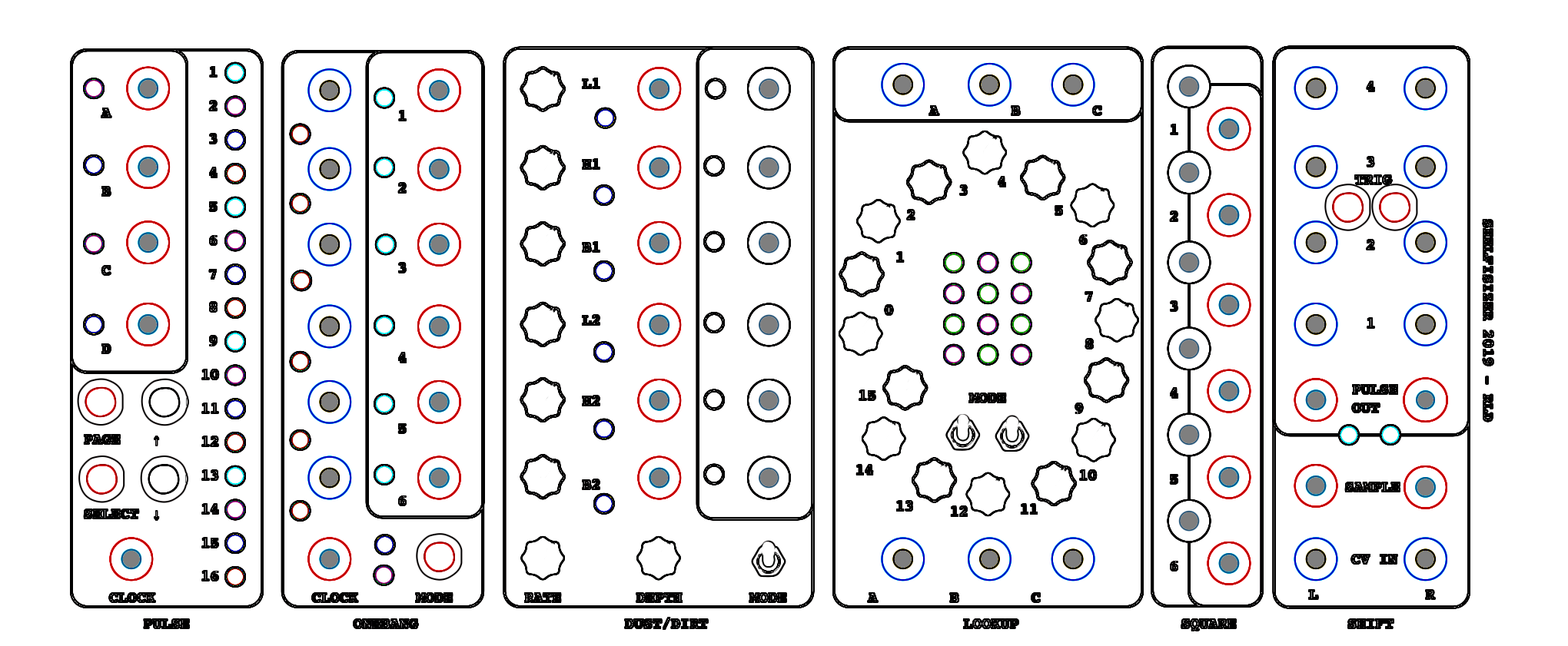
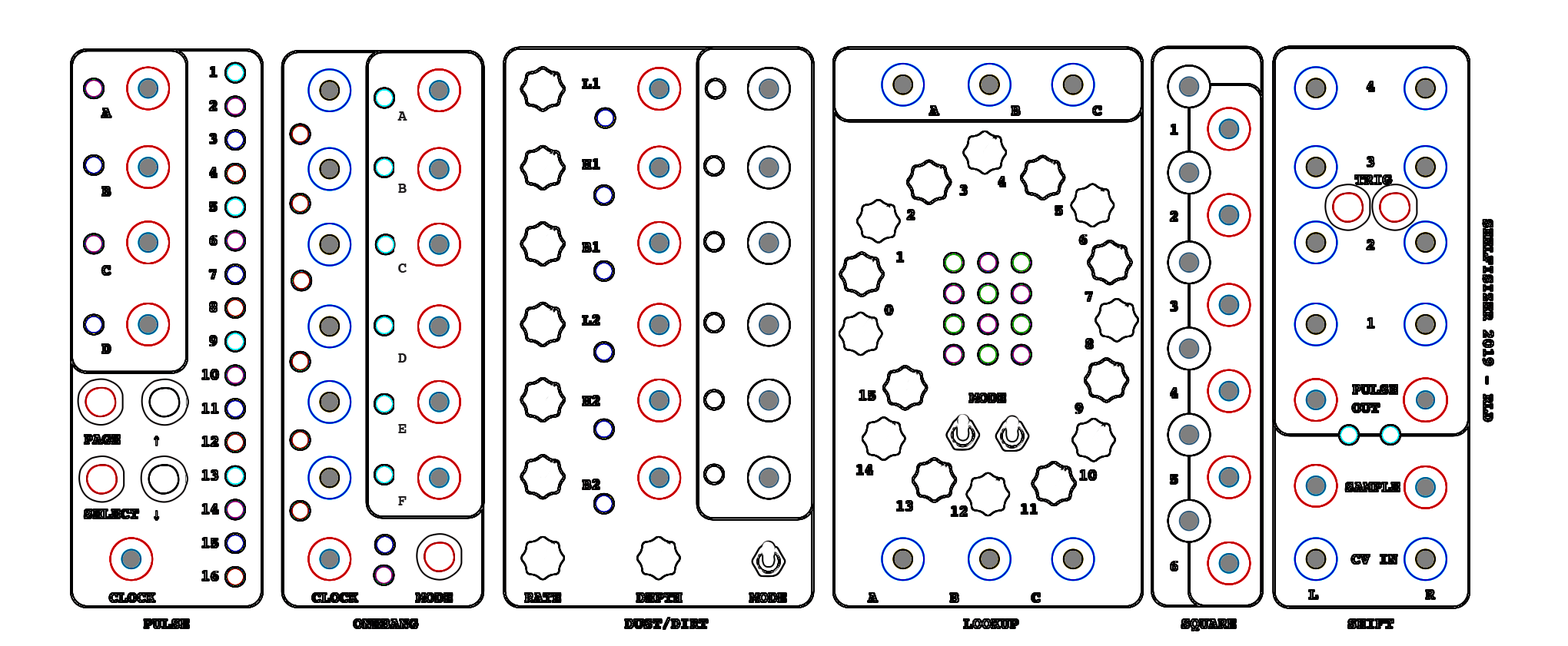
The second w=1568, h=646 image is a revision of the first. Changes to its layers:
painted on "Layer 2" over [394, 109, 408, 507]
